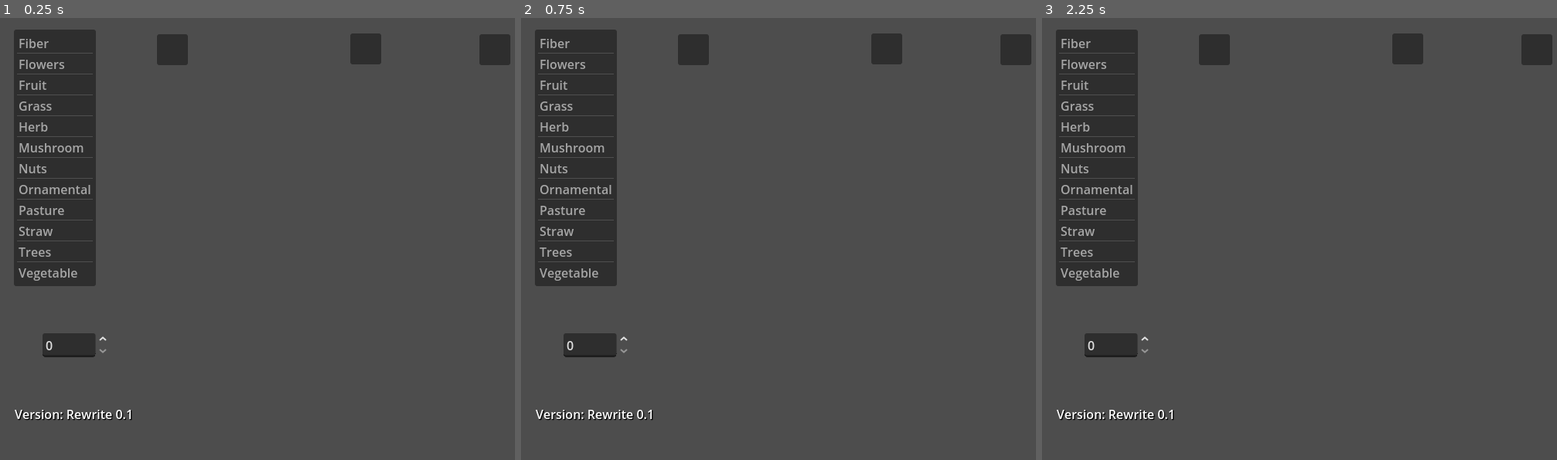
Above: before the commit, frames 1-3 (left to right).
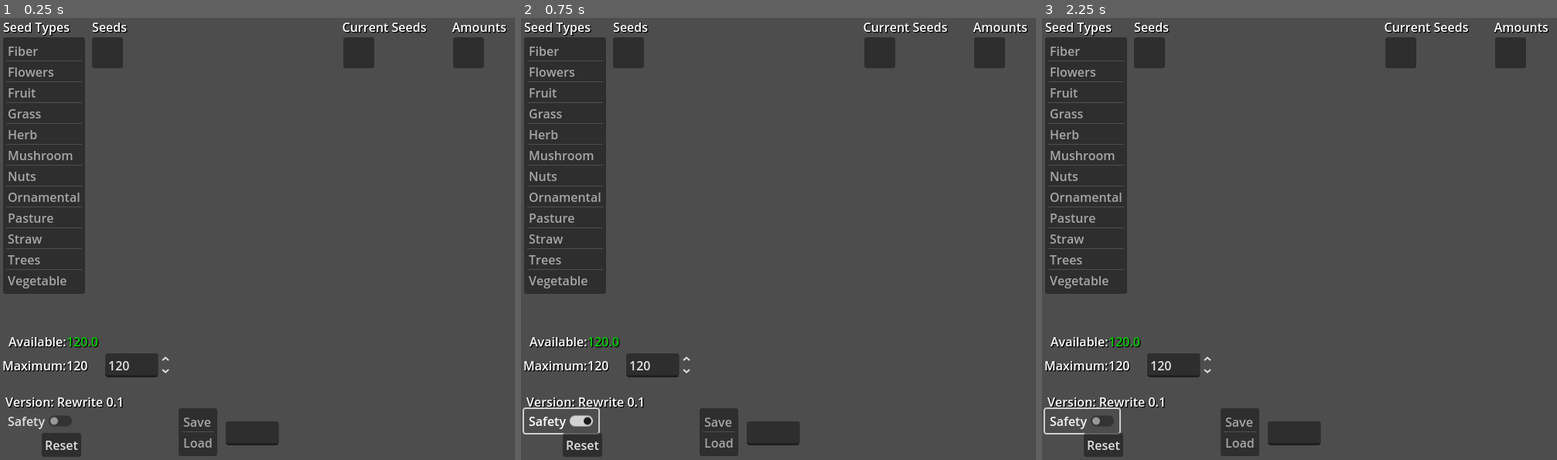
Above: after the commit, the same moments.

Repository: Lightiron2/SeedCosts-for-Elin
Game: Godot game, scene res://rewrite/calc_rewrite.tscn
Two runs of this game, one before a commit and one after it. Both use one fixed random seed, a clock stepped at 60 frames per second and the inputs below. This scene is started directly instead of the project's main scene.
Inputs (mouse positions are in pixels of both pictures, inside the frame that each line leads up to):
- Up to frame 1 (0.25 s): no input
- Up to frame 2 (0.75 s): click (562, 420) at 0.5 s, where only the run after the commit has a clickable "Safety"
- Up to frame 3 (2.25 s): click (1103, 446) at 1.25 s, where only the run after the commit has a clickable "Reset"; click (1083, 420) at 2 s, where only the run after the commit has a clickable "Safety"

The runs differ from the first frame. In frame 1, 11% of the frame differs, in the area x 0-100%, y 1-100%; in frame 2, 11%; in frame 3, 11%.

Commit message:
saving load progress

Diff:
--- a/rewrite/calc_rewrite.gd
+++ b/rewrite/calc_rewrite.gd
@@ -1,4 +1,11 @@
 extends Control
+
+#reset button
+#save and load system
+#labels and setting for fertility
+#ui work
+
+#int instead of array copy
 
 var versionName: String = "Version: Rewrite 0.1"
 var version: float = 0.1
@@ -30,6 +37,16 @@
 var swapTargetArray: Array = []
 var swapOriginArray: Array = []
 
+var resetAble:bool = false
+
+const seedNameArray: Array[String] = ["Cotton", "Normal", "Blue", "White", "Yellow", "Apple", "Banana",
+ "Berry", "Cactus", "Grape", "Orange", "Palulu", "Pear", "Rainbow", "Weed", "Cattail", "Green", "Purple",
+ "Red", "Tobacc", "Mushroom", "Api", "Coffee", "Crim", "Rafflesia", "Fern", "Pasture", "Silver",
+ "Rice", "Wheat", "Birch", "Cedar", "Cherry", "Christmas", "Coral", "Feywood", "Fir", "Mushroom Tree",
+ "Mahogany", "Oak", "Pine", "Rosewood"]
+
+const typeNameArray: Array[String] = ["Fiber","Flowers","Fruit","Grass","Herb","Mushroom","Nuts","Ornamental",
+	"Pasture","Straw","Trees","Vegetable",]
 
 const staticTestDic: Dictionary = {
 	"Fiber" = Fiber, "Flowers" = Flowers,"Fruit" = Fruit,"Grass" = Grass,"Herb" = Herb,
@@ -38,8 +55,6 @@
 }
 var testDic: Dictionary = {}
 
-const typeNameArray: Array[String] = ["Fiber","Flowers","Fruit","Grass","Herb","Mushroom","Nuts","Ornamental",
-	"Pasture","Straw","Trees","Vegetable",]
 var menuTypeName: String = "No Target"
 var seedName: String = "No Target"
 var typeId: int = -1
@@ -50,6 +65,7 @@
 var maxFertility: float = 120.0:
 	set(newCost):
 		maxFertility = newCost
+		maximumFertilityLabel.text = str(int(maxFertility))
 		updateFertilityLabels()
 var fertilityCost: float = 0.0:
 	set(newCost):
@@ -57,11 +73,18 @@
 		updateFertilityLabels()
 
 @export var fertilityDifferenceLabel: Label
+@export var maximumFertilityLabel: Label
 
 @export var typeMenu: ItemList
 @export var seedsMenu: ItemList
 @export var seedNameList: ItemList
 @export var seedAmountList: ItemList
+
+@export var resetSafetyButton: CheckButton
+@export var resetButton: Button
+
+@export var loadLine: LineEdit
+@export var saveLoadList: ItemList
 
 var inputBox: SpinBox = null
 
@@ -71,8 +94,17 @@
 		typeMenu.add_item(key,null,true)
 	if versionLabel:
 		versionLabel.text = versionName
-
-#not tested
+	updateFertilityLabels()
+
+	var tstar: Array[int] = [1,5,100,3,2,3,1,1,222,3,7,11,1,1,1,1,1,1,11,1,1]
+	var vit: String = str(tstar)
+	print(vit)
+	DisplayServer.clipboard_set(vit)
+	var tit: Array = vit.split(",",false)
+	print(tit)
+	print(tit.size())
+
+
 func _on_type_menu_item_selected(index: int) -> void:
 	menuTypeName = typeNameArray[index]
 	deselectAll()
@@ -83,8 +115,9 @@
 	for key in staticTestDic[menuTypeName]:
 		seedsMenu.add_item(key,null,true)
 	removeOldInputBox()
-#not tested
+
 func _on_seed_menu_item_selected(index: int) -> void:
+	seedAmountList.deselect_all()
 	editingValue = false
 	amount = 0.0
 	removeOldInputBox()
@@ -101,8 +134,10 @@
 	else:
 		amount = currentSeeds[seedCheckerIndex]["Amount"]
 	createInputBox(amount)
-#maybe done, not tested
+
 func _on_current_seeds_item_selected(index: int) -> void:
+	seedAmountList.deselect_all()
+	seedsMenu.deselect_all()
 	removeOldInputBox()
 	editingValue = false
 	if swapping == true:
@@ -112,8 +147,10 @@
 		return
 	swapOriginIndex = index
 	swapping = true
-#not tested
+
 func _on_seed_ammount_item_selected(index: int) -> void:
+	seedsMenu.deselect_all()
+	seedNameList.deselect_all()
 	removeOldInputBox()
 	editingValue = true
 	swapping = false
@@ -186,7 +223,7 @@
 			currentSeeds.remove_at(index)
 	editingValue = false
 	pass
-func swapItem(index: int):
+func swapItem(_index: int):
 	#works for internal swapping. no need for anything else for internal swap.
 	if swappingSelfContained:
 		var ins:int = 0
@@ -202,7 +239,6 @@
 		updateItemLists(-1)
 		return
 	if swapping:
-		var tempName: String = seedNameList.get_item_text(swapOriginIndex)
 		var tempAmount: float = currentSeeds[swapOriginIndex]["Amount"]
 		addToDicAndArray(menuTypeName,seedName,tempAmount)
 		removeFromDicAndArray(swapOriginIndex)
@@ -304,4 +340,109 @@
 	swapTargetIndex = -1
 	swapOriginIndex = -1
 	deselectAll()
-	pass
+
+func resetting(ableToReset: bool):
+	if ableToReset:
+		addingFromSeedMenu = false
+		editingValue = false
+		swappingSelfContained = false
+		swapping = false
+		swapOriginIndex = -1
+		swapTargetIndex = -1
+		swapTargetArray.clear()
+		swapOriginArray.clear()
+		testDic.clear()
+		menuTypeName = "No Target"
+		seedName = "No Target"
+		typeId = -1
+		currentSeeds.clear()
+		amount = 0.0
+		seedCheckerIndex = -1
+		seedNameList.clear()
+		seedAmountList.clear()
+		seedsMenu.clear()
+		fertilityCost = 0
+		deselectAll()
+		typeMenu.deselect_all()
+		removeOldInputBox()
+		resetAble = false
+		resetSafetyButton.set_toggle_mode(false)
+		resetButton.release_focus()
+		return
+
+func _on_reset_safety_toggled(toggled_on: bool) -> void:
+	resetAble = toggled_on
+
+func _on_reset_button_button_up() -> void:
+	resetting(resetAble)
+
+func _on_max_fert_spin_box_value_changed(value: float) -> void:
+	maxFertility = value
+
+func loadStats(loadString: String):
+	var vas = JSON.new()
+	var error = vas.parse(loadString)
+	var vit: Array[float]
+	var i: int = 0
+	if error != 0:
+		loadLine.clear()
+		return
+	var tA = JSON.parse_string(loadString)
+	if tA is not Array:
+		loadLine.clear()
+		return
+	var tas = tA.size()
+	if tas % 3 != 0:
+		loadLine.clear()
+		return
+	for item in tA:
+		if item is not float:
+			loadLine.clear()
+			return
+	while i < tas:
+		vit.append(clampf(tA[i],1.0,10000.0))
+		i += 1
+	print(vit," this one")
+	var tempTypeId: int = 0
+	var tempNameId: int = 1
+	var tempAmountId: int = 2
+	var iterations: int = tas / 3
+	var currentIteration: int = 0
+	while currentIteration < iterations:
+		var tempType: String = typeNameArray[int(vit[tempTypeId])]
+		var tempSeed: String = seedNameArray[int(vit[tempNameId])]
+		var tempAmount: float = vit[tempAmountId]
+		addToDicAndArray(tempType,tempSeed,tempAmount)
+		tempTypeId += 3
+		tempNameId += 3
+		tempAmountId += 3
+		currentIteration += 1
+		pass
+	calculateCost()
+	#typeint, seedint, amountint, 0,1,2, += 3
+	loadLine.clear()
+	loadLine.hide()
+
+func saveStats():
+	removeOldInputBox()
+	var temp = JSON.from_native(currentSeeds, false)
+	var t = JSON.stringify(temp,"",false,true)
+	print(JSON.to_native(temp), ": this")
+	print(t)
+	DisplayServer.clipboard_set(t)
+	saveLoadList.release_focus()
+
+func _on_save_load_list_item_selected(index: int) -> void:
+	var tempString: String = saveLoadList.get_item_text(index)
+	if tempString == "Save":
+		if currentSeeds:
+			saveStats()
+		saveLoadList.deselect_all()
+	if tempString == "Load":
+		loadLine.clear()
+		loadLine.show()
+		pass
+
+func _on_load_line_text_submitted(load_text: String) -> void:
+	if load_text:
+		loadStats(load_text)
--- a/rewrite/calc_rewrite.tscn
+++ b/rewrite/calc_rewrite.tscn
@@ -2,7 +2,7 @@
 
 [ext_resource type="Script" uid="uid://dut5drsd0b8sj" path="res://rewrite/calc_rewrite.gd" id="1_3wlo8"]
 
-[node name="calcRewrite" type="Control" node_paths=PackedStringArray("versionLabel", "fertilityDifferenceLabel", "typeMenu", "seedsMenu", "seedNameList", "seedAmountList")]
+[node name="calcRewrite" type="Control" node_paths=PackedStringArray("versionLabel", "fertilityDifferenceLabel", "maximumFertilityLabel", "typeMenu", "seedsMenu", "seedNameList", "seedAmountList", "resetSafetyButton", "resetButton", "loadLine", "saveLoadList")]
 layout_mode = 3
 anchors_preset = 15
 anchor_right = 1.0
@@ -13,11 +13,16 @@
 size_flags_vertical = 4
 script = ExtResource("1_3wlo8")
 versionLabel = NodePath("Control/VersionLabel")
-fertilityDifferenceLabel = NodePath("Control/Label")
+fertilityDifferenceLabel = NodePath("Control/FertLabels/used/FertilityDiffrence")
+maximumFertilityLabel = NodePath("Control/FertLabels/max/MaxFertility")
 typeMenu = NodePath("Control/TypeMenu")
 seedsMenu = NodePath("Control/SeedMenu")
 seedNameList = NodePath("Control/seedNameList")
 seedAmountList = NodePath("Control/seedAmountList")
+resetSafetyButton = NodePath("Control/ResetSafety")
+resetButton = NodePath("Control/ResetButton")
+loadLine = NodePath("Control/LoadLine")
+saveLoadList = NodePath("Control/SaveLoadList")
 
 [node name="Control" type="Control" parent="."]
 layout_mode = 1
@@ -35,62 +40,152 @@
 
 [node name="TypeMenu" type="ItemList" parent="Control"]
 layout_mode = 0
-offset_left = -322.0
-offset_top = -249.0
-offset_right = -282.0
-offset_bottom = -209.0
+offset_left = -336.0
+offset_top = -239.0
+offset_right = -296.0
+offset_bottom = -199.0
 auto_width = true
 auto_height = true
 
 [node name="SeedMenu" type="ItemList" parent="Control"]
 layout_mode = 0
-offset_left = -137.0
-offset_top = -243.0
-offset_right = -97.0
-offset_bottom = -203.0
+offset_left = -221.0
+offset_top = -239.0
+offset_right = -181.0
+offset_bottom = -199.0
 auto_width = true
 auto_height = true
 max_columns = 3
+same_column_width = true
+fixed_column_width = 100
 
 [node name="seedNameList" type="ItemList" parent="Control"]
 layout_mode = 0
-offset_left = 113.0
-offset_top = -244.0
-offset_right = 153.0
-offset_bottom = -204.0
+offset_left = 104.0
+offset_top = -239.0
+offset_right = 144.0
+offset_bottom = -199.0
 auto_width = true
 auto_height = true
 
 [node name="seedAmountList" type="ItemList" parent="Control"]
 layout_mode = 0
-offset_left = 280.0
-offset_top = -243.0
-offset_right = 320.0
-offset_bottom = -203.0
+offset_left = 246.0
+offset_top = -239.0
+offset_right = 286.0
+offset_bottom = -199.0
 auto_width = true
 auto_height = true
 
-[node name="Label" type="Label" parent="Control"]
-layout_mode = 0
-offset_right = 40.0
-offset_bottom = 23.0
-
 [node name="VersionLabel" type="Label" parent="Control"]
 layout_mode = 0
-offset_left = -321.0
-offset_top = 237.0
-offset_right = -281.0
-offset_bottom = 260.0
+offset_left = -333.0
+offset_top = 221.0
+offset_right = -224.0
+offset_bottom = 244.0
 theme_override_colors/font_shadow_color = Color(0, 0, 0, 1)
+text = "Version Label."
 
-[node name="SpinBox" type="SpinBox" parent="."]
+[node name="ResetSafety" type="CheckButton" parent="Control"]
 layout_mode = 0
-offset_left = 55.0
-offset_top = 412.0
-offset_right = 141.563
-offset_bottom = 443.0
+offset_left = -336.0
+offset_top = 242.0
+offset_right = -240.0
+offset_bottom = 273.0
+text = "Safety"
+
+[node name="ResetButton" type="Button" parent="Control"]
+layout_mode = 0
+offset_left = -286.0
+offset_top = 273.0
+offset_right = -235.0
+offset_bottom = 304.0
+text = "Reset"
+
+[node name="FertLabels" type="Control" parent="Control"]
+anchors_preset = 0
+offset_left = -329.0
+offset_top = 158.0
+offset_right = -289.0
+offset_bottom = 198.0
+
+[node name="used" type="Label" parent="Control/FertLabels"]
+layout_mode = 0
+offset_top = -15.0
+offset_right = 75.0
+offset_bottom = 8.0
+theme_override_colors/font_shadow_color = Color(0, 0, 0, 1)
+text = "Available:"
+
+[node name="FertilityDiffrence" type="Label" parent="Control/FertLabels/used"]
+layout_mode = 0
+offset_left = 75.0
+offset_right = 115.0
+offset_bottom = 23.0
+theme_override_colors/font_shadow_color = Color(0, 0, 0, 1)
+text = "111"
+
+[node name="max" type="Label" parent="Control/FertLabels"]
+layout_mode = 0
+offset_left = -8.0
+offset_top = 16.0
+offset_right = 75.0
+offset_bottom = 39.0
+theme_override_colors/font_shadow_color = Color(0, 0, 0, 1)
+text = "Maximum:"
+
+[node name="MaxFertility" type="Label" parent="Control/FertLabels/max"]
+layout_mode = 0
+offset_left = 83.0
+offset_right = 123.0
+offset_bottom = 23.0
+theme_override_colors/font_shadow_color = Color(0, 0, 0, 1)
+text = "120"
+
+[node name="MenuNamesLabel" type="Label" parent="Control"]
+layout_mode = 0
+offset_left = -336.0
+offset_top = -264.0
+offset_right = -296.0
+offset_bottom = -241.0
+theme_override_colors/font_shadow_color = Color(0, 0, 0, 1)
+text = "Seed Types       Seeds                                                                   Current Seeds        Amounts"
+
+[node name="LoadLine" type="LineEdit" parent="Control"]
+layout_mode = 0
+offset_left = -48.0
+offset_top = 258.0
+offset_right = 20.5625
+offset_bottom = 289.0
+
+[node name="SaveLoadList" type="ItemList" parent="Control"]
+layout_mode = 0
+offset_left = -109.0
+offset_top = 241.0
+offset_right = -59.0
+offset_bottom = 303.0
+auto_width = true
+auto_height = true
+item_count = 2
+item_0/text = "Save"
+item_1/text = "Load"
+
+[node name="maxFertSpinBox" type="SpinBox" parent="."]
+layout_mode = 0
+offset_left = 136.0
+offset_top = 438.0
+offset_right = 222.563
+offset_bottom = 469.0
+max_value = 10000.0
+value = 120.0
+rounded = true
 
 [connection signal="item_selected" from="Control/TypeMenu" to="." method="_on_type_menu_item_selected"]
 [connection signal="item_selected" from="Control/SeedMenu" to="." method="_on_seed_menu_item_selected"]
 [connection signal="item_selected" from="Control/seedNameList" to="." method="_on_current_seeds_item_selected"]
 [connection signal="item_selected" from="Control/seedAmountList" to="." method="_on_seed_ammount_item_selected"]
+[connection signal="toggled" from="Control/ResetSafety" to="." method="_on_reset_safety_toggled"]
+[connection signal="button_up" from="Control/ResetButton" to="." method="_on_reset_button_button_up"]
+[connection signal="text_submitted" from="Control/LoadLine" to="." method="_on_load_line_text_submitted"]
+[connection signal="item_selected" from="Control/SaveLoadList" to="." method="_on_save_load_list_item_selected"]
+[connection signal="value_changed" from="maxFertSpinBox" to="." method="_on_max_fert_spin_box_value_changed"]
